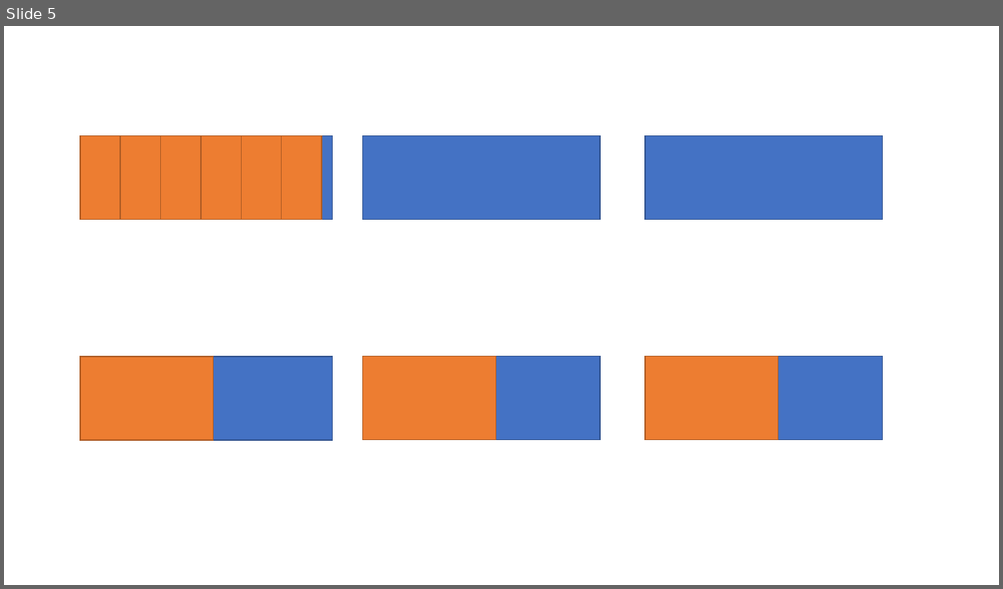
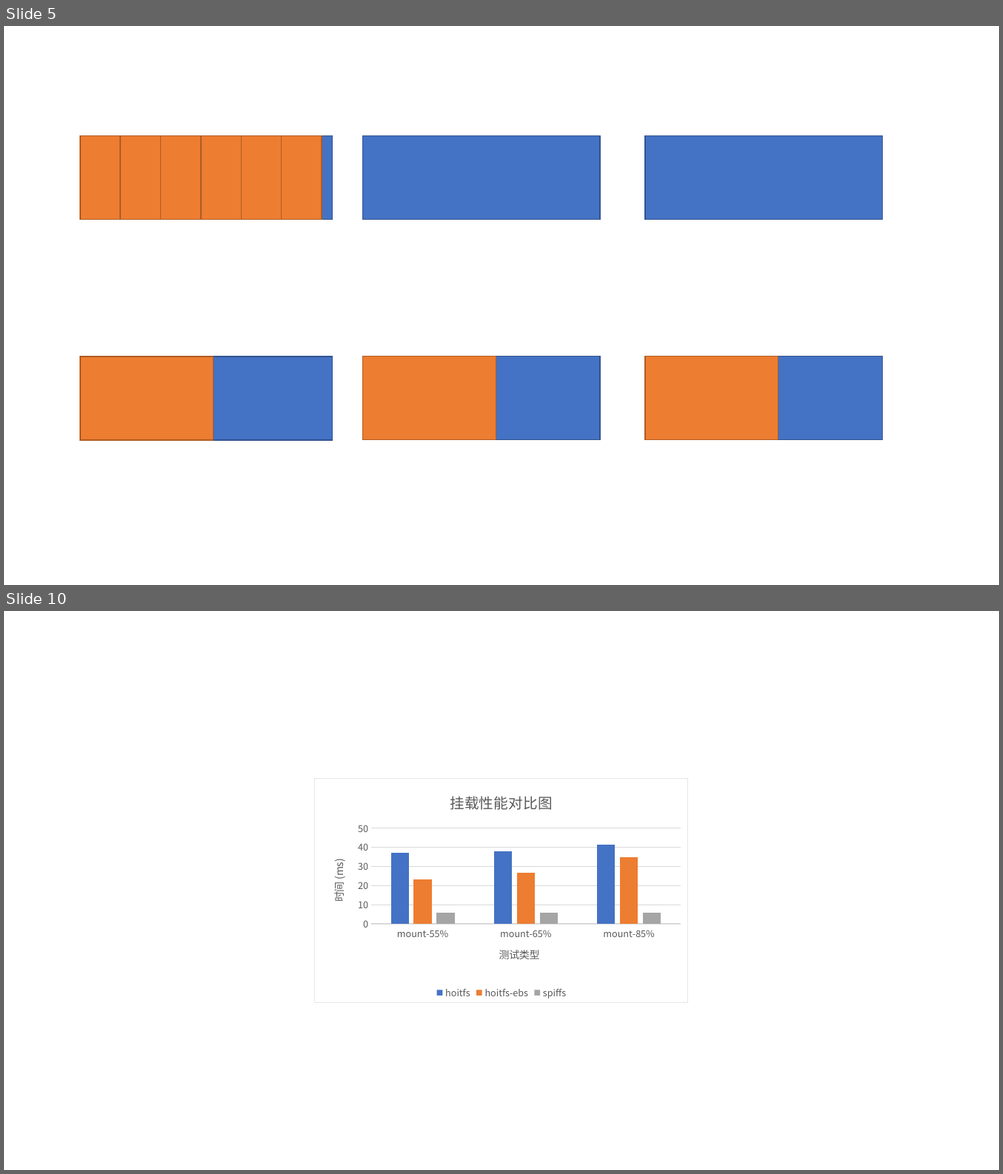
Before and after one commit to Hoit-23o2/HoitOS, a slide deck: Src/test-res/绘图.pptx. Shown one above the other, each under a label of ours: slide 5 before the commit, slides 5 and 10 after it; the slides between them are not shown. The pictures are 1003x589 and 1003x1174 pixels, drawn with LibreOffice and Linux fonts; fonts in the diff are those of the drawing. Boxes give left, top, right and bottom in pixels: in the first picture for what was removed or moved away, otherwise in the second. Text is boxed around its words. In the diff, an @@ line names an element or a change of style, - is before the commit and + after.

```diff
--- a/Src/test-res/绘图.pptx
+++ b/Src/test-res/绘图.pptx
@@ slide 10 added at [4, 611, 999, 1170], background #FFFFFF @@
@@ rectangle added at [4, 611, 999, 1170], fill #FFFFFF, outline #FFFFFF 1 pt @@
@@ column chart added at [315, 779, 688, 1002] @@
+title "挂载性能对比图 "
+categories: mount-55%, mount-65%, mount-85%
+hoitfs: 37, 38, 41
+hoitfs-ebs: 23, 27, 35
+spiffs: 6, 6, 6
```
Also in this commit, not shown: 4 other slides added, 55 other files.
